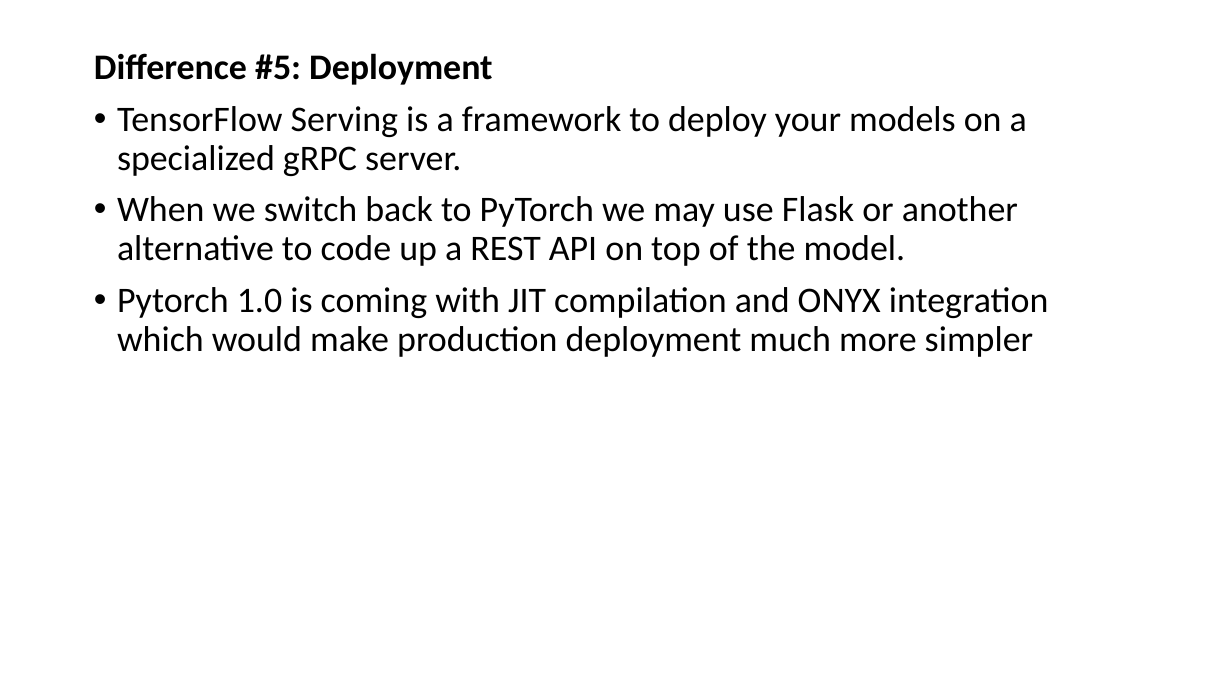
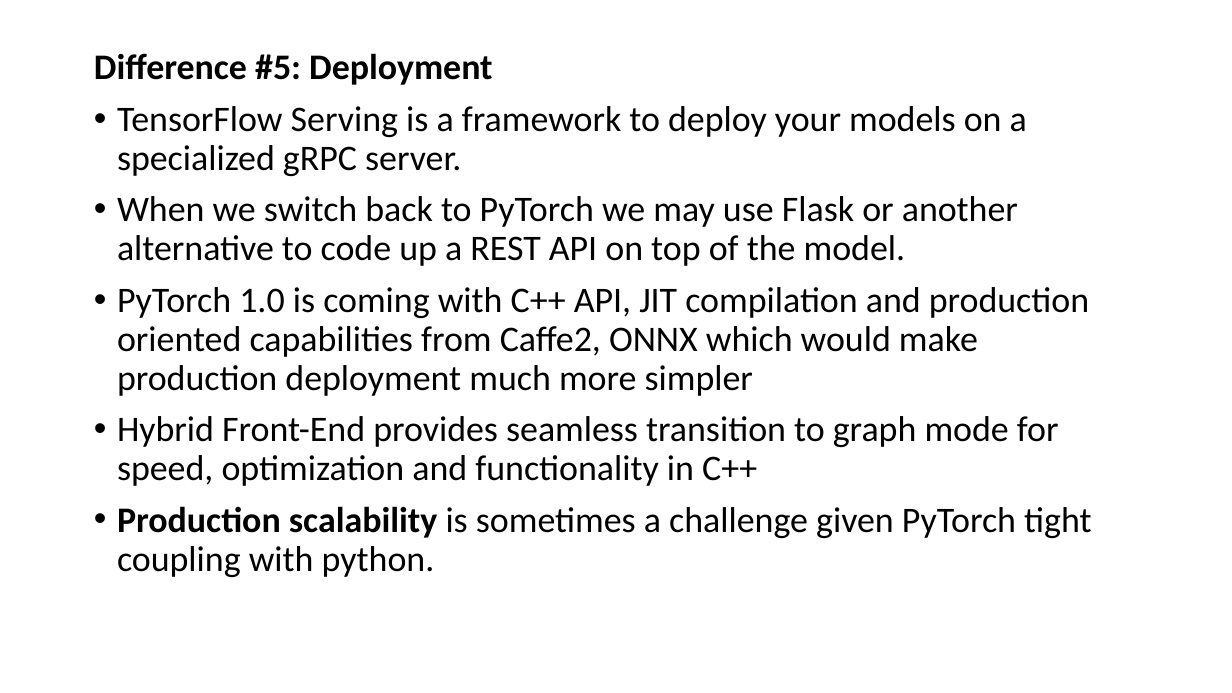
Before and after one commit to chaituValKanO/ImageClassificationUsingTransferLearning, a slide deck: slide 44 of presentation/ImageClassificationusingTransferLearning.pptx. Drawn at 1232x693 pixels with LibreOffice and Linux fonts; fonts in the diff are those of the drawing. Boxes give left, top, right and bottom in pixels: in the first picture for what was removed or moved away, otherwise in the second. Text is boxed around its words. In the diff, an @@ line names an element or a change of style, - is before the commit and + after.

```diff
--- a/presentation/ImageClassificationusingTransferLearning.pptx
+++ b/presentation/ImageClassificationusingTransferLearning.pptx
@@ text at (117, 287, 1091, 577): text changed @@
-• Pytorch 1.0 is coming with JIT compilation and ONYX integration which would make production deployment much more simpler
+• PyTorch 1.0 is coming with C++ API, JIT compilation and production oriented capabilities from Caffe2, ONNX which would make production deployment much more simpler
+• Hybrid Front-End provides seamless transition to graph mode for speed, optimization and functionality in C++
+• Production scalability is sometimes a challenge given PyTorch tight coupling with python.
```
Also in this commit, not shown: 6 other slides changed, 3 slides added.
